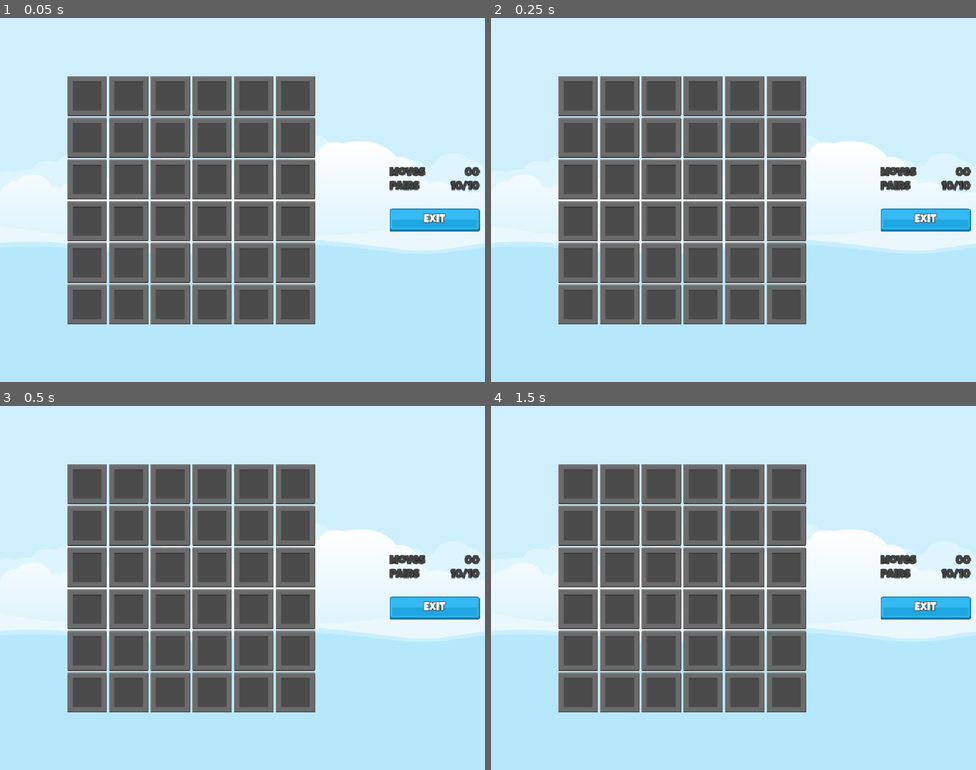
Above: before the commit, frames 1-4 (two rows, left to right).
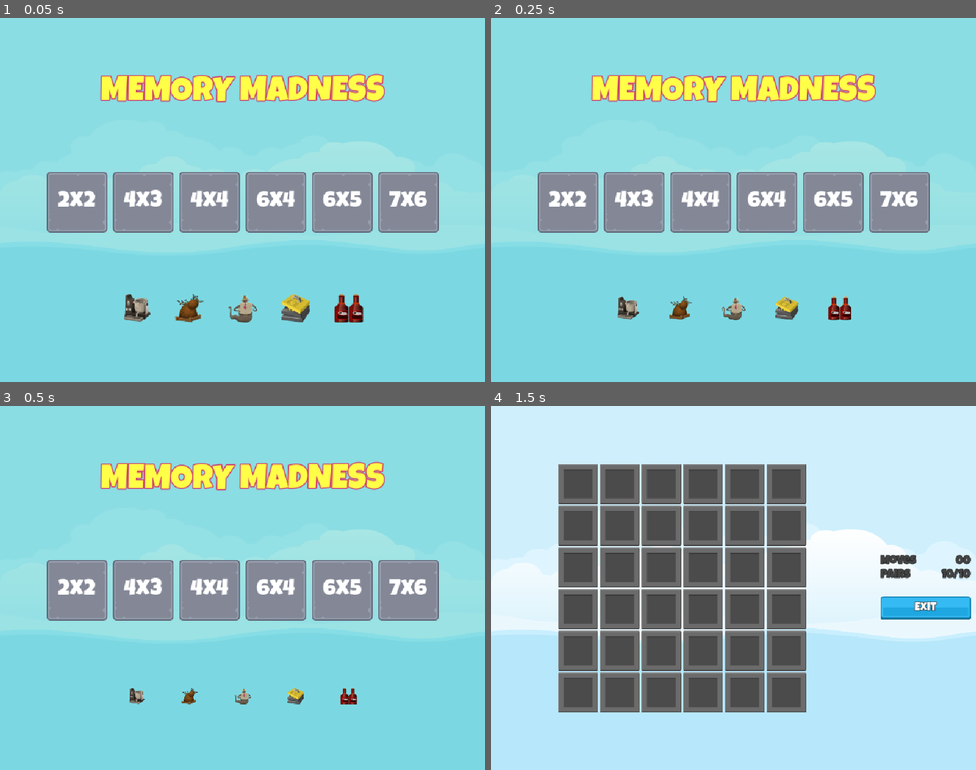
Above: after the commit, the same moments.

Repository: JaseBird/my-2d-game-dev-course
Game: Godot game, scene res://Scenes/Master/Master.tscn
Two runs of this game, one before a commit and one after it. Both use one fixed random seed, a clock stepped at 60 frames per second and the inputs below.
Inputs (mouse positions are in pixels of both pictures, inside the frame that each line leads up to):
- Up to frame 1 (0.05 s): no input
- Up to frame 2 (0.25 s): no input
- Up to frame 3 (0.5 s): no input
- Up to frame 4 (1.5 s): click (568, 591) at 0.5 s, where only the run after the commit has a clickable "2x2"; tap Enter at 1.25 s

The runs differ from the first frame. In frame 1, 99% of the frame differs, in the area x 0-100%, y 0-100%; in frame 2, 99%; in frame 3, 99%; in frame 4, nothing differs.

Commit message:
feat: add game navigation
Logic added to go from level select to game scene and back when exit button is pressed.

Diff:
--- a/04-memory-madness/Globals/SignalHub.gd
+++ b/04-memory-madness/Globals/SignalHub.gd
@@ -1 +1,10 @@
 extends Node
+
+signal on_level_selected(level_num: int)
+signal on_game_exit_pressed
+
+func emit_on_level_selected(level_num: int) -> void:
+	on_level_selected.emit(level_num)
+
+func emit_on_game_exit_pressed() -> void:
+	on_game_exit_pressed.emit()
--- /dev/null
+++ b/04-memory-madness/Scenes/Game/Game.gd
@@ -0,0 +1,10 @@
+extends Control
+
+
+# Called when the node enters the scene tree for the first time.
+func _ready() -> void:
+	pass # Replace with function body.
+
+
+func _on_exit_button_pressed() -> void:
+	SignalHub.on_game_exit_pressed.emit()
--- a/04-memory-madness/Scenes/Game/Game.tscn
+++ b/04-memory-madness/Scenes/Game/Game.tscn
@@ -1,8 +1,9 @@
-[gd_scene load_steps=6 format=3 uid="uid://drwd5t0cuxktb"]
-
+[gd_scene load_steps=7 format=3 uid="uid://drwd5t0cuxktb"]
+
+[ext_resource type="Script" uid="uid://bmr53i03p2uuq" path="res://Scenes/Game/Game.gd" id="1_3k6gv"]
 [ext_resource type="Texture2D" uid="uid://b705nvqhneh1x" path="res://Assets/frames/hidden_frame_blank.png" id="1_rdw05"]
-[ext_resource type="LabelSettings" uid="uid://bvkpvtoug7428" path="res://Scenes/Game/WhiteLable_24.tres" id="2_ln2h6"]
-[ext_resource type="LabelSettings" uid="uid://djscvym0p8pc2" path="res://Scenes/Game/DarkGreyLable_24.tres" id="2_y3kpf"]
+[ext_resource type="LabelSettings" uid="uid://bvkpvtoug7428" path="res://Resources/WhiteLable_24.tres" id="2_ln2h6"]
+[ext_resource type="LabelSettings" uid="uid://djscvym0p8pc2" path="res://Resources/DarkGreyLable_24.tres" id="2_y3kpf"]
 [ext_resource type="Texture2D" uid="uid://dbyybsxkqq7un" path="res://Assets/ui/blue_button00.png" id="3_y3kpf"]
 [ext_resource type="Texture2D" uid="uid://bett3xwr1phpu" path="res://Assets/ui/green_button00.png" id="4_3k6gv"]
 
@@ -13,6 +14,7 @@
 anchor_bottom = 1.0
 grow_horizontal = 2
 grow_vertical = 2
+script = ExtResource("1_3k6gv")
 
 [node name="HBoxContainer" type="HBoxContainer" parent="."]
 layout_mode = 1
@@ -234,3 +236,5 @@
 label_settings = ExtResource("2_ln2h6")
 horizontal_alignment = 1
 vertical_alignment = 1
+
+[connection signal="pressed" from="HBoxContainer/MarginContainer/VBoxContainer/ExitButton" to="." method="_on_exit_button_pressed"]
--- a/04-memory-madness/Scenes/LevelButton/LevelButton.gd
+++ b/04-memory-madness/Scenes/LevelButton/LevelButton.gd
@@ -14,4 +14,4 @@
 
 
 func _on_pressed() -> void:
-	pass # Replace with function body.
+	SignalHub.emit_on_level_selected(level_number)
--- /dev/null
+++ b/04-memory-madness/Scenes/Master/Master.gd
@@ -0,0 +1,25 @@
+extends Control
+
+@onready var main: Control = $Main
+@onready var game: Control = $Game
+@onready var music: AudioStreamPlayer = $Music
+
+# Called when the node enters the scene tree for the first time.
+func _ready() -> void:
+	SoundManager.play_sound(music, SoundManager.SOUND_MAIN_MENU)
+
+func _enter_tree() -> void:
+	SignalHub.on_level_selected.connect(_on_level_selected)
+	SignalHub.on_game_exit_pressed.connect(_on_game_exit_pressed)
+
+func show_game(s: bool) -> void:
+	game.visible = s
+	main.visible = !s
+
+func _on_level_selected(level_num: int) -> void:
+	SoundManager.play_sound(music, SoundManager.SOUND_IN_GAME)
+	show_game(true)
+
+func _on_game_exit_pressed() -> void:
+	SoundManager.play_sound(music, SoundManager.SOUND_MAIN_MENU)
+	show_game(false)
--- a/04-memory-madness/Scenes/Master/Master.tscn
+++ b/04-memory-madness/Scenes/Master/Master.tscn
@@ -1,18 +1,9 @@
 [gd_scene load_steps=5 format=3 uid="uid://c4qjc2kr3fh07"]
 
+[ext_resource type="Script" uid="uid://dssulm7c21f4m" path="res://Scenes/Master/Master.gd" id="1_1t0lv"]
 [ext_resource type="Texture2D" uid="uid://4juq7f63b6qg" path="res://Assets/images/backgroundEmpty.png" id="1_o4rt4"]
 [ext_resource type="PackedScene" uid="uid://borgmpehlrqfj" path="res://Scenes/Main/Main.tscn" id="2_7tgqy"]
 [ext_resource type="PackedScene" uid="uid://drwd5t0cuxktb" path="res://Scenes/Game/Game.tscn" id="3_7tgqy"]
-
-[sub_resource type="GDScript" id="GDScript_388ua"]
-script/source = "extends Control
-
-
-# Called when the node enters the scene tree for the first time.
-func _ready() -> void:
-	var st = LevelDataSelector.get_level_setting(7)
-	pass
-"
 
 [node name="Master" type="Control"]
 layout_mode = 3
@@ -21,7 +12,7 @@
 anchor_bottom = 1.0
 grow_horizontal = 2
 grow_vertical = 2
-script = SubResource("GDScript_388ua")
+script = ExtResource("1_1t0lv")
 
 [node name="TextureRect" type="TextureRect" parent="."]
 layout_mode = 1
Renamed: 04-memory-madness/Scenes/Game/DarkGreyLable_24.tres -> 04-memory-madness/Resources/DarkGreyLable_24.tres
Renamed: 04-memory-madness/Scenes/Game/WhiteLable_24.tres -> 04-memory-madness/Resources/WhiteLable_24.tres
Not shown, added: 04-memory-madness/Scenes/Game/Game.gd.uid
Not shown, added: 04-memory-madness/Scenes/Master/Master.gd.uid
Not shown: 1 places in 04-memory-madness/Scenes/Master/Master.tscn that only renumber resources
